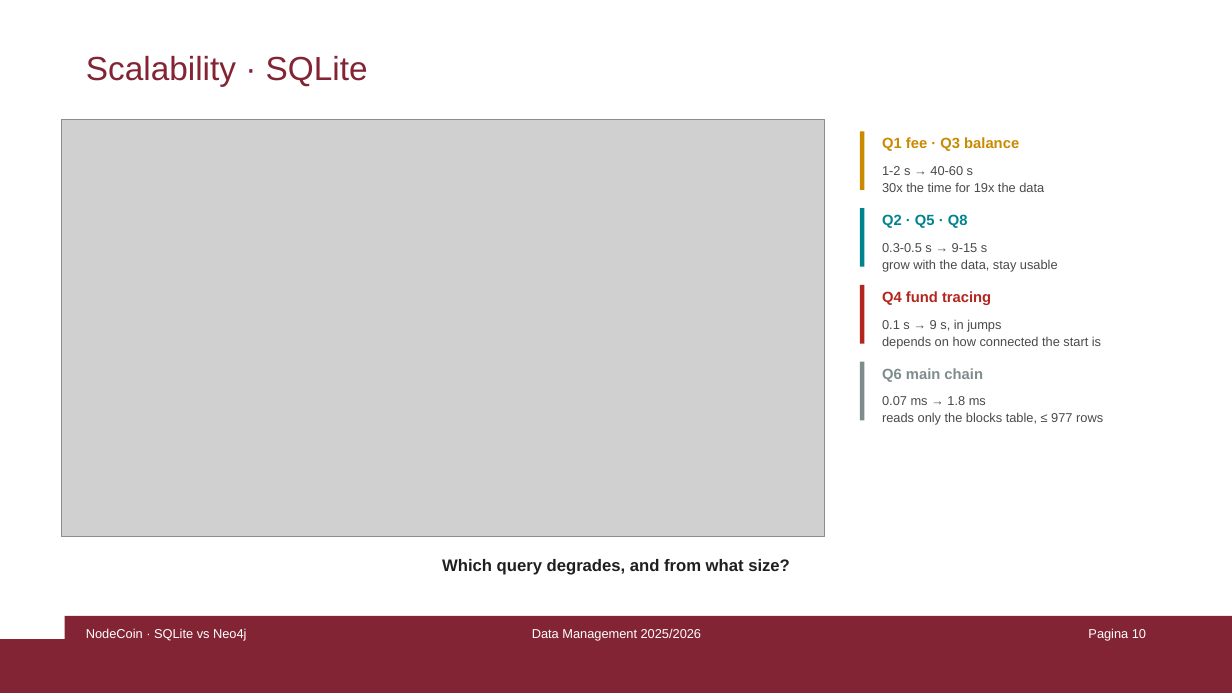
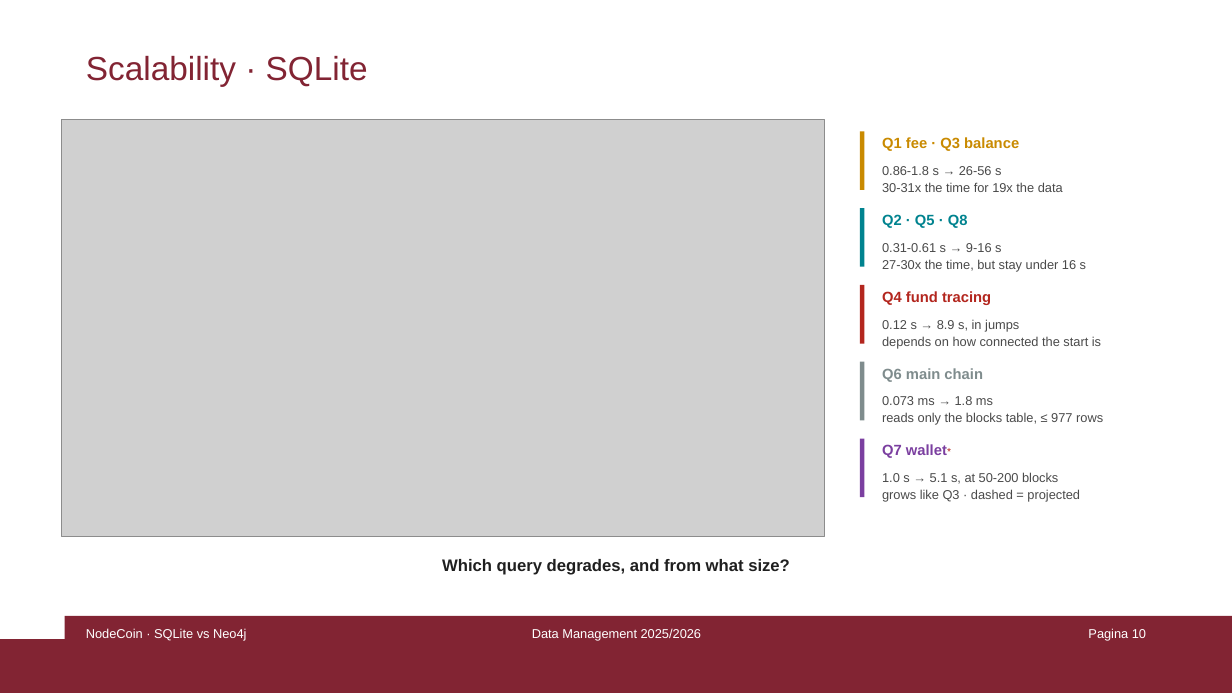
Before and after one commit to damspada/graph-relational-bitcoin-analyzer-project, a slide deck: slide 10 of presentation/NodeCoin - Damiano Spadaccini.pptx. Drawn at 1232x693 pixels with LibreOffice and Linux fonts; fonts in the diff are those of the drawing; grey boxes stand for pictures. Boxes give left, top, right and bottom in pixels: in the first picture for what was removed or moved away, otherwise in the second. Text is boxed around its words. In the diff, an @@ line names an element or a change of style, - is before the commit and + after.

```diff
--- a/presentation/NodeCoin - Damiano Spadaccini.pptx
+++ b/presentation/NodeCoin - Damiano Spadaccini.pptx
@@ text at (x1=882, y1=166, x2=1063, y2=192): text changed @@
-1-2 s → 40-60 s
-30x the time for 19x the data
+0.86-1.8 s → 26-56 s
+30-31x the time for 19x the data
@@ text at (x1=882, y1=243, x2=1086, y2=272): text changed @@
-0.3-0.5 s → 9-15 s
-grow with the data, stay usable
+0.31-0.61 s → 9-16 s
+27-30x the time, but stay under 16 s
@@ text at (x1=882, y1=319, x2=1019, y2=331): text changed @@
-0.1 s → 9 s, in jumps
+0.12 s → 8.9 s, in jumps
@@ text at (x1=882, y1=396, x2=993, y2=405): text changed @@
-0.07 ms → 1.8 ms
+0.073 ms → 1.8 ms
@@ rectangle added at (x1=860, y1=439, x2=865, y2=497), fill #7B3FA0 @@
@@ text added at (x1=882, y1=444, x2=947, y2=458), 11.5 pt, text #7B3FA0, bold @@
+Q7 wallet*
@@ text added at (x1=882, y1=472, x2=1080, y2=502), 10 pt, text #4A4A4A @@
+1.0 s → 5.1 s, at 50-200 blocks
+grows like Q3 · dashed = projected
```
Also in this commit, not shown: 9 other slides changed, 27 other files.
